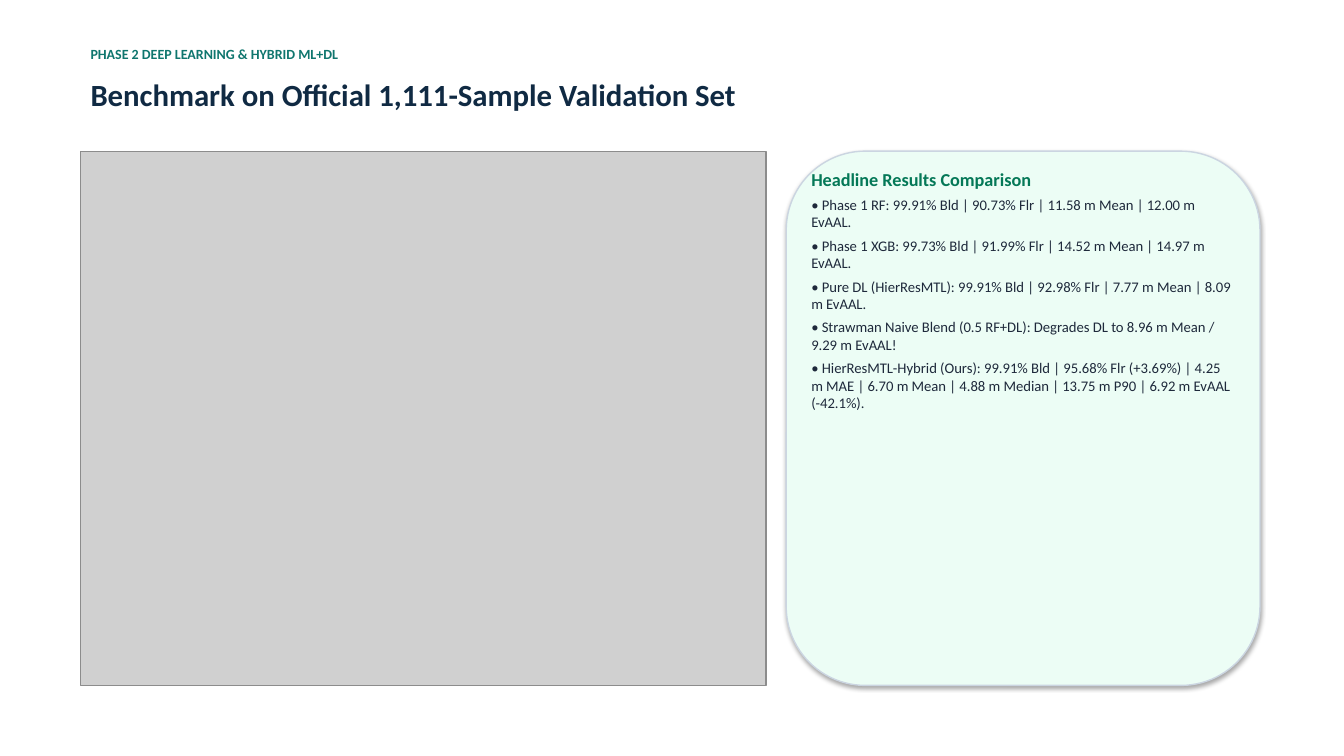
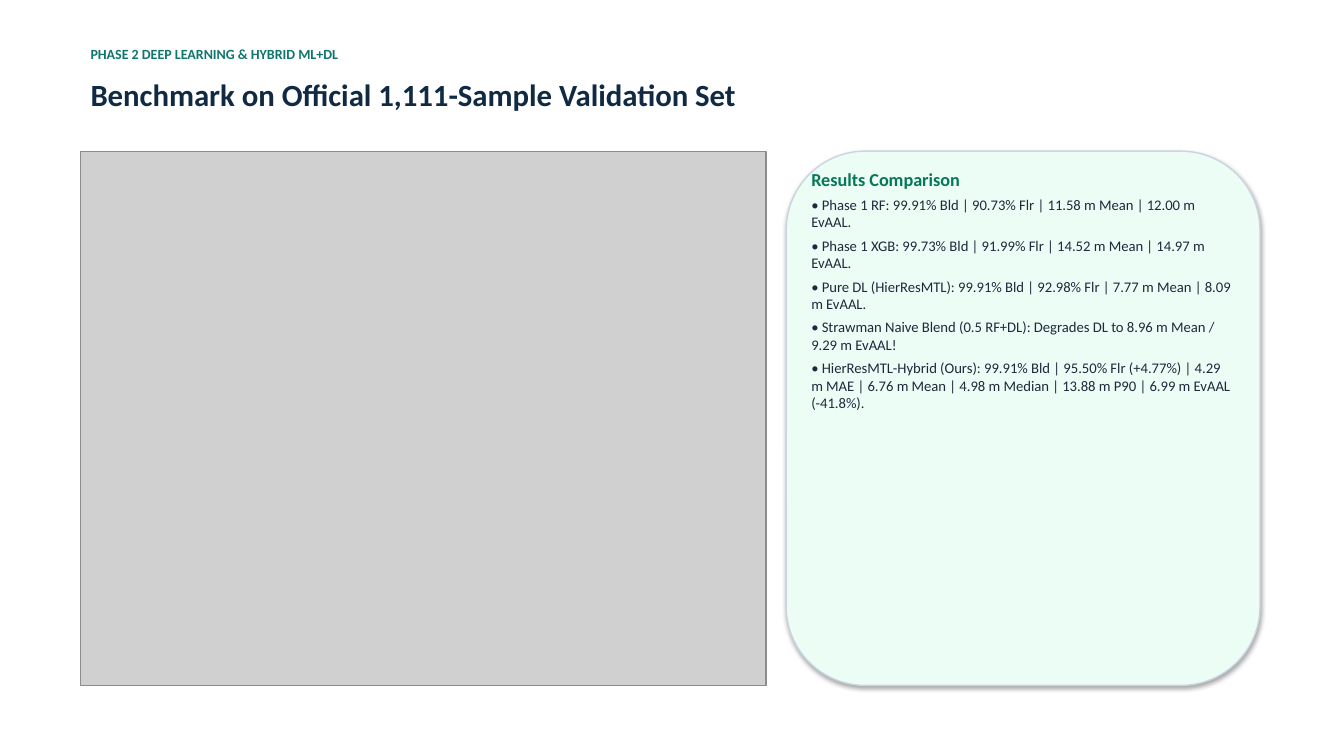
Before and after one commit to vedpawar2254/Indoor-location-prediction-using-wifi-signals, a slide deck: slide 7 of presentation/Phase2_Presentation.pptx. Drawn at 1344x756 pixels with LibreOffice and Linux fonts; fonts in the diff are those of the drawing; grey boxes stand for pictures. Boxes give left, top, right and bottom in pixels: in the first picture for what was removed or moved away, otherwise in the second. Text is boxed around its words. In the diff, an @@ line names an element or a change of style, - is before the commit and + after.

Commit message:
Regenerate Phase 2 artifacts from fixed pipeline; update report, deck, notebook
Re-ran the full Phase 2 pipeline (5-fold CV, ablations, hybrid, evaluation,
visualization) plus the M1/M4 experiments with the corrected code. All committed
numbers now come from this honest re-run on the current machine.

Final HierResMTL-Hybrid on the official 1,111-sample validation set:
  99.91% building, 95.50% floor, 4.29 m MAE, 6.76 m mean / 4.98 m median
  Euclidean error, 6.99 m EvAAL. 5-fold OOF: 8.86 m mean, 10.55 m EvAAL.
  Phone 14 error 30.45 m -> 9.70 m.

The small shift from the previous numbers (e.g. 6.70 -> 6.76 m) is expected: the
old values were partly inflated by the augmentation bug that leaked noise into the
binary presence/aggregate features. Floor ECE is now computed on properly
normalized posteriors (hybrid 0.0476 vs the earlier invalid 0.0561).

Docs:
- README, report/phase2_report.tex (+ recompiled Phase2_Report.pdf), the deck
  (pptx/pdf) and presentation/README updated to the re-run numbers.
- Relabel 'Combined (Post-Hoc)' baseline as 'Best-per-Task Oracle' and state it is
  not a deployable model.
- Rewrite the ablation and sample-efficiency narrative to match reality: single-fold
  component ablations move EvAAL by <1 m (within seed noise), so only the R3
  representation change is claimed as decisive; learning-curve instability at small
  user counts is reported honestly rather than as smooth monotonic scaling.
- Rename m4_three_seed_variance.csv -> m4_single_model_seed_variance.csv and clarify
  it is single-fold HierResMTL variance, not the hybrid.

Submission hygiene:
- Remove the deliverables table from README and delete docs/VIVA_GUIDE_PHASE2.md
  (and its references); ignore docs/ and local scratch dirs in .gitignore.
- Remove the word 'headline' from all code, docs and slides.

```diff
--- a/presentation/Phase2_Presentation.pptx
+++ b/presentation/Phase2_Presentation.pptx
@@ text at [811, 173, 959, 189]: text changed @@
-Headline Results Comparison
+Results Comparison
@@ text at [811, 362, 1230, 410]: text changed @@
-• HierResMTL-Hybrid (Ours): 99.91% Bld | 95.68% Flr (+3.69%) | 4.25 m MAE | 6.70 m Mean | 4.88 m Median | 13.75 m P90 | 6.92 m EvAAL (-42.1%).
+• HierResMTL-Hybrid (Ours): 99.91% Bld | 95.50% Flr (+4.77%) | 4.29 m MAE | 6.76 m Mean | 4.98 m Median | 13.88 m P90 | 6.99 m EvAAL (-41.8%).
```
Also in this commit, not shown: 7 other slides changed, 48 other files.
